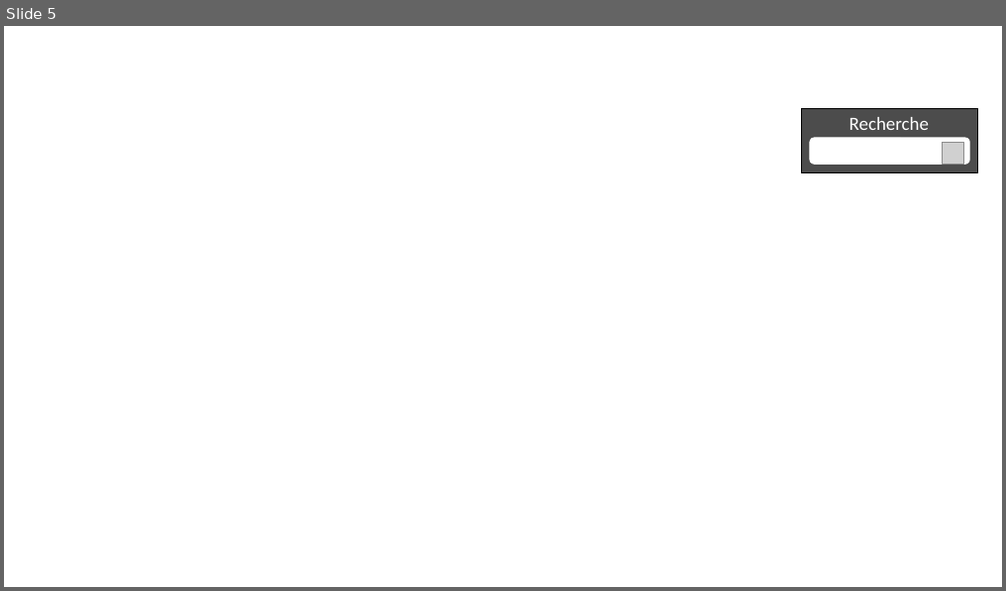
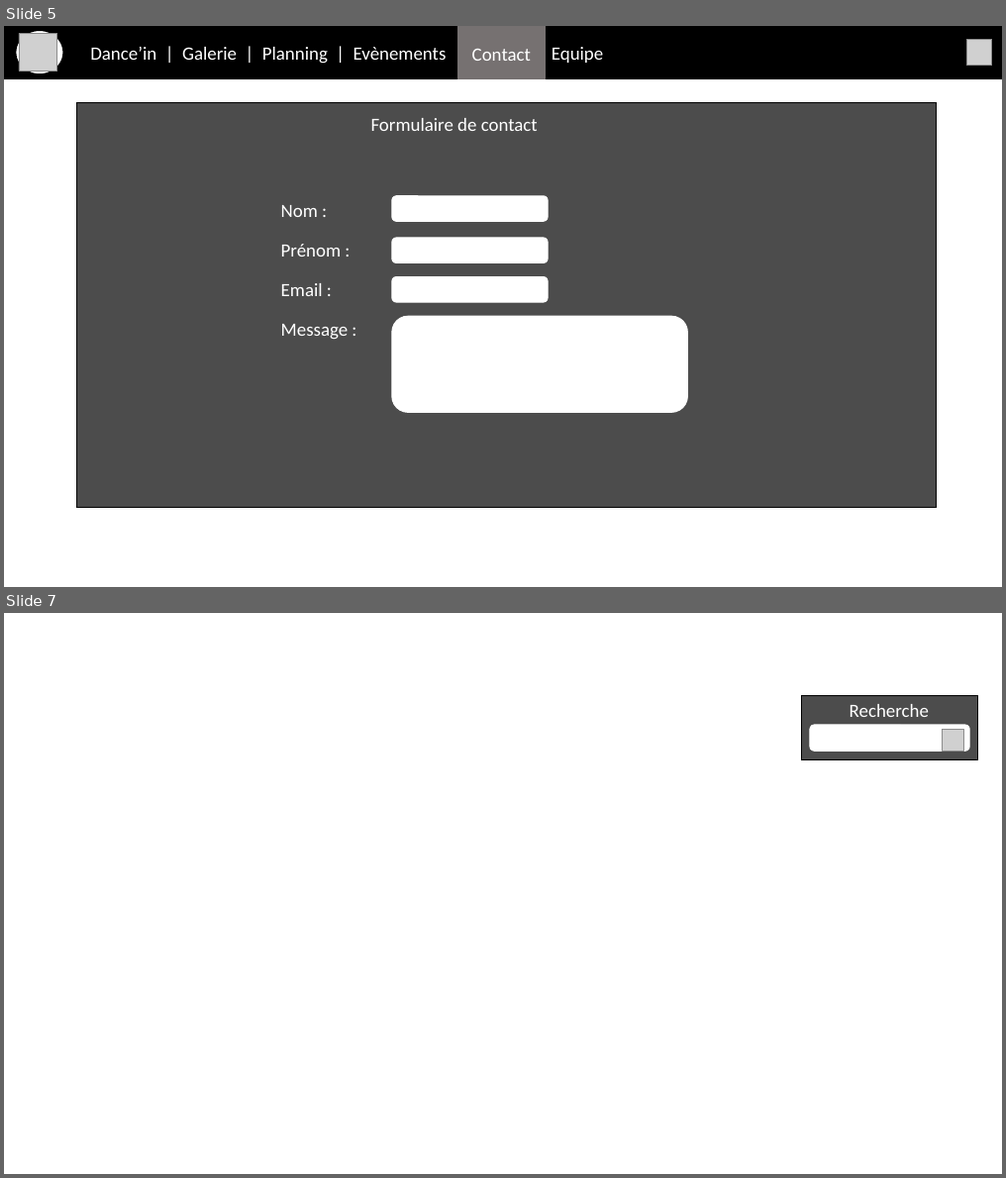
Before and after one commit to GuilhemS/dance-in, a slide deck: Conception/Conception.pptx. Shown one above the other, each under a label of ours: slide 5 before the commit, slides 5 and 7 after it; the slides between them are not shown. The pictures are 1006x591 and 1006x1178 pixels, drawn with LibreOffice and Linux fonts; fonts in the diff are those of the drawing; grey boxes stand for pictures. Boxes give left, top, right and bottom in pixels: in the first picture for what was removed or moved away, otherwise in the second. Text is boxed around its words. In the diff, an @@ line names an element or a change of style, - is before the commit and + after.

```diff
--- a/Conception/Conception.pptx
+++ b/Conception/Conception.pptx
@@ slide 5 added at <box>4,26,1002,587</box>, background #FFFFFF @@
@@ rectangle added at <box>4,26,1002,78</box>, fill #000000, outline #000000 1 pt, 18 pt, text #FFFFFF @@
+Dance’in | Galerie | Planning | Evènements | Contact | Equipe
@@ ellipse added at <box>15,30,63,76</box>, fill #FFFFFF, outline #000000 3 pt @@
@@ picture added at <box>19,34,57,71</box> @@
@@ rectangle added at <box>458,26,546,78</box>, fill #767171, outline #767171 1 pt @@
@@ text added at <box>467,49,526,61</box>, 18 pt, text #FFFFFF @@
+Contact
@@ picture added at <box>966,39,992,65</box> @@
@@ rectangle added at <box>76,103,936,508</box>, fill #000000 at 70% opacity, outline #000000 1 pt @@
@@ text added at <box>371,118,538,131</box>, 18 pt, text #FFFFFF @@
+Formulaire de contact
@@ rounded rectangle added at <box>392,196,548,221</box>, fill #FFFFFF, outline #FFFFFF 1 pt @@
@@ text added at <box>281,205,318,217</box>, 18 pt, text #FFFFFF @@
+Nom :
@@ text added at <box>281,244,341,257</box>, 18 pt, text #FFFFFF @@
+Prénom :
@@ rounded rectangle added at <box>392,238,548,264</box>, fill #FFFFFF, outline #FFFFFF 1 pt @@
@@ text added at <box>281,283,323,296</box>, 18 pt, text #FFFFFF @@
+Email :
@@ rounded rectangle added at <box>392,276,548,302</box>, fill #FFFFFF, outline #FFFFFF 1 pt @@
@@ rounded rectangle added at <box>392,316,687,412</box>, fill #FFFFFF, outline #FFFFFF 1 pt @@
@@ text added at <box>281,324,349,339</box>, 18 pt, text #FFFFFF @@
+Message :
@@ what was slide 5 is now slide 7 @@
```
Also in this commit, not shown: 3 slides changed, 2 other slides added, 1 slide removed, 1 other file.
